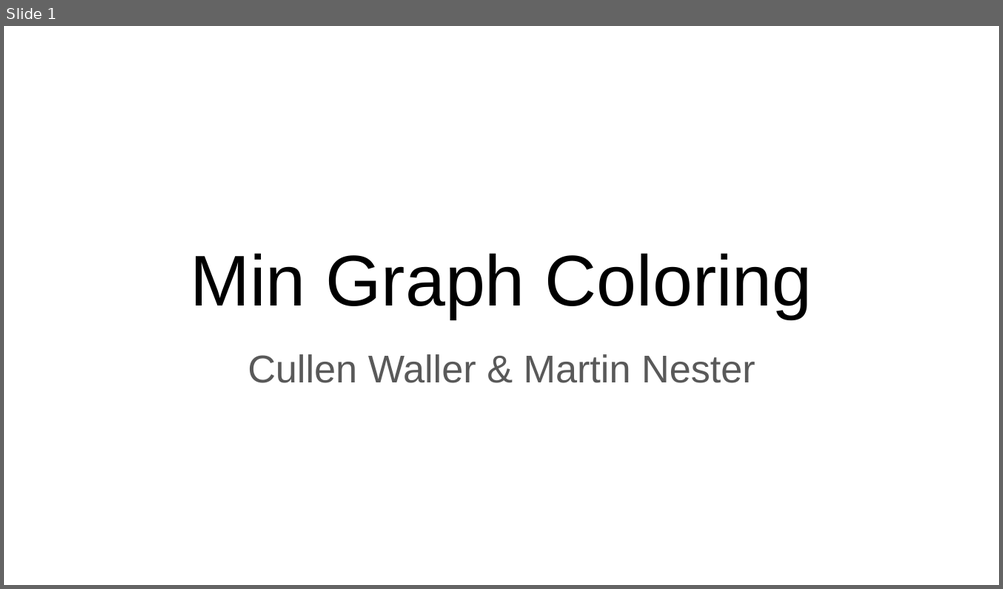
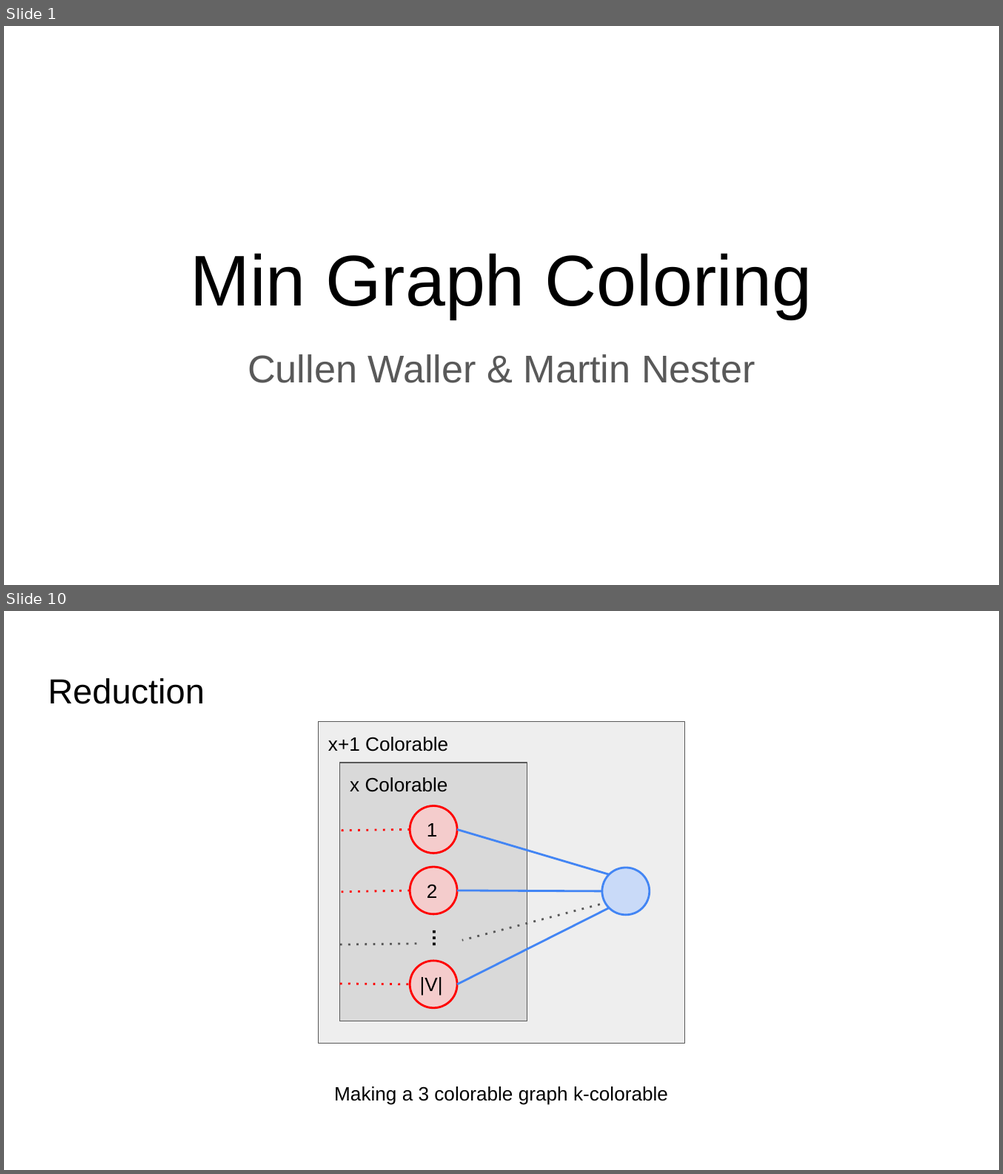
Before and after one commit to wallercullen/NP-complete-project, a slide deck: presentations/problem_presentation.pptx. Shown one above the other, each under a label of ours: slide 1 before the commit, slides 1 and 10 after it; the slides between them are not shown. The pictures are 1003x589 and 1003x1174 pixels, drawn with LibreOffice and Linux fonts; fonts in the diff are those of the drawing. Boxes give left, top, right and bottom in pixels: in the first picture for what was removed or moved away, otherwise in the second. Text is boxed around its words. In the diff, an @@ line names an element or a change of style, - is before the commit and + after.

```diff
--- a/presentations/problem_presentation.pptx
+++ b/presentations/problem_presentation.pptx
@@ slide 10 added at (4,611,999,1170), background #FFFFFF @@
@@ title added at (48,678,205,704), 25.2 pt, text #000000 @@
+Reduction
@@ rectangle added at (318,721,684,1044), fill #EEEEEE, outline #595959 0.75 pt, 14 pt, text #000000 @@
+x+1 Colorable
@@ rectangle added at (340,762,527,1021), fill #D9D9D9, outline #595959 0.75 pt, 14 pt, text #000000 @@
+x Colorable
@@ ellipse added at (410,806,458,854), fill #F4CCCC, outline #FF0000 1.5 pt, 14 pt, text #000000 @@
+1
@@ line added from (410, 830) to (341, 831), #FF0000 1.5 pt dashed @@
@@ line added from (457, 830) to (609, 874), #4285F4 1.5 pt @@
@@ ellipse added at (410,866,458,914), fill #F4CCCC, outline #FF0000 1.5 pt, 14 pt, text #000000 @@
+2
@@ ellipse added at (602,868,649,915), fill #C9DAF8, outline #4285F4 1.5 pt @@
@@ line added from (410, 891) to (340, 892), #FF0000 1.5 pt dashed @@
@@ line added from (457, 891) to (602, 891), #4285F4 1.5 pt @@
@@ text added at (395,919,462,963), 14 pt, text #000000, bold @@
+…
@@ line added from (457, 985) to (609, 908), #4285F4 1.5 pt @@
@@ line added from (608, 903) to (461, 940), #595959 1.5 pt dashed @@
@@ line added from (340, 945) to (420, 944), #595959 1.5 pt dashed @@
@@ ellipse added at (410,961,458,1009), fill #F4CCCC, outline #FF0000 1.5 pt @@
@@ line added from (340, 984) to (410, 985), #FF0000 1.5 pt dashed @@
@@ text added at (420,977,443,996), 14 pt, text #000000 @@
+|V|
@@ text added at (334,1087,668,1105), 14 pt, text #000000 @@
+Making a 3 colorable graph k-colorable
```
Also in this commit, not shown: 2 slides changed, 9 other slides added, 2 slides removed.
